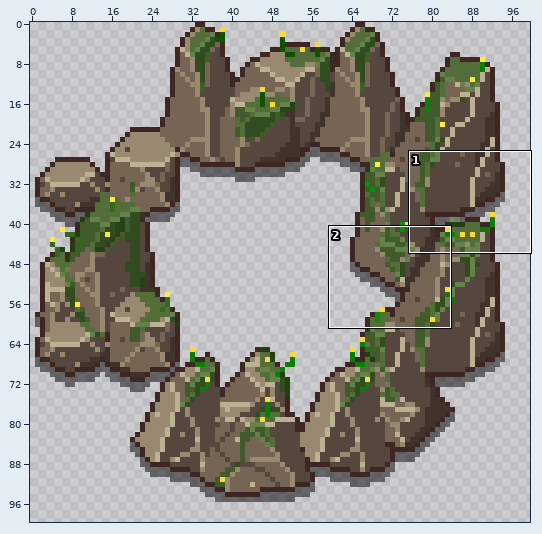
A pixel-art file gets an edit: Assets/Arts/Rock/RockFence.aseprite. Above: a wide view before the commit, with the close-up outlined.
Close-up. Old version:
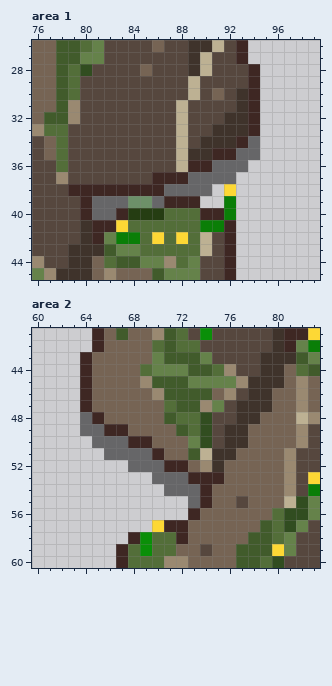
112x112 pixels, 1 frame. Shown: area 1: x 76..99, y 26..45; area 2: x 60..83, y 41..60. The wide view leaves out empty margins. The commit also changed other parts of the picture, which this record leaves out.
And afterwards:
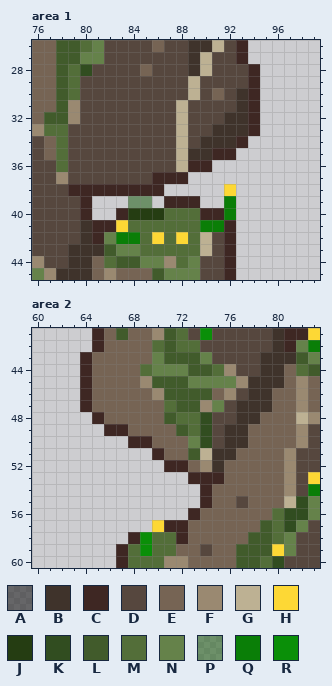
Palette (. is transparent): A #00000080  B #3f332b  C #3e2723  D #56473e  E #766454  F #9a8971  G #bdb193  H #fdd835  J #253d12  K #314d20  L #415b2b  M #536e39  N #65824a  P #0d530280  Q #0a7e07  R #0a8f08
The exact change:
{"where": "area 1, layer \"Shadow\""}
{"y":34,"x":94,"old":"A","new":"."}
{"y":35,"x":93,"old":"AA","new":".."}
{"y":36,"x":91,"old":"AAA","new":"..."}
{"y":37,"x":89,"old":"AAAA","new":"...."}
{"y":38,"x":87,"old":"AAAA","new":"...."}
{"y":39,"x":81,"old":"AAA","new":"..."}
{"y":39,"x":86,"old":"A","new":"."}
{"y":40,"x":81,"old":"AA","new":".."}
{"where": "area 2, layer \"Shadow\""}
{"y":48,"x":64,"old":"A","new":"."}
{"y":49,"x":64,"old":"AA","new":".."}
{"y":50,"x":65,"old":"AAA","new":"..."}
{"y":51,"x":66,"old":"AAAA","new":"...."}
{"y":52,"x":68,"old":"AAA","new":"..."}
{"y":53,"x":70,"old":"AAA","new":"..."}
{"y":54,"x":71,"old":"AAA","new":"..."}
{"y":55,"x":73,"old":"A","new":"."}
{"label":"erased","picture_box":[92,136,260,220]}
{"label":"erased","picture_box":[80,412,200,508]}
